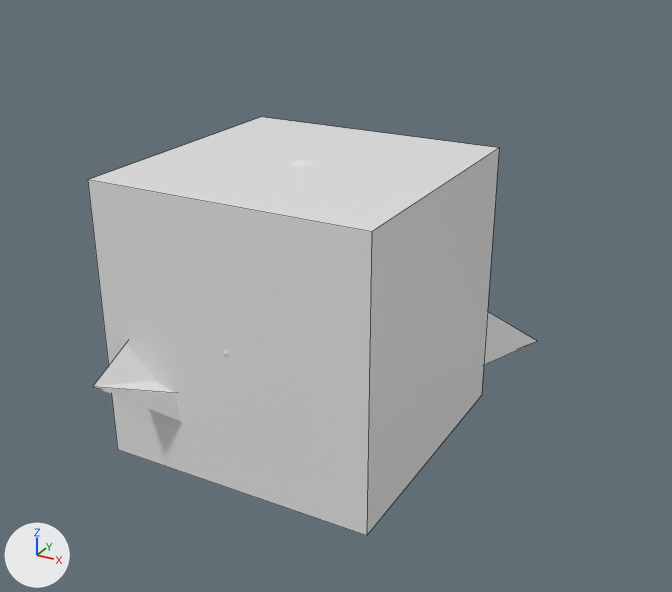
Two versions of the Blender file assets/prop_templates.blend, one commit apart.
Camera for both pictures: a 50 mm camera at (1.45, -2.45, 1.74) aimed at (0.14, -0.06, 0.54). Arrows for +X, +Y and +Z are at lower left; the lights stay in place. Mesh edges are drawn as thin lines.

The first picture shows 'defence_prop', 'token_generation_prop'.
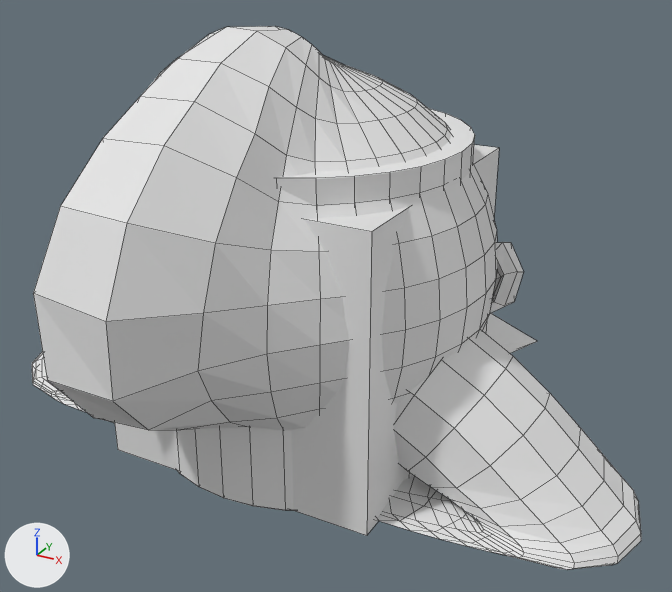
The newer file is also rescaled (x0.388) as a whole; pictures and numbers use the older file's frame.

What differs and where, as boxes [x1, y1, x2, y2] in the pictures (672 x 592 px):
'defence_prop_medium', added
    after: [33, 26, 497, 430]
'attack_prop_high', added
    after: [32, 330, 641, 570]
'token_generation_prop_medium', added
    after: [174, 108, 475, 510]
'token_generation_prop_high', added
    after: [489, 242, 523, 314]
'attack_prop_medium', added
    after: [185, 477, 282, 510]
'token_generation_prop', unchanged, covered by the edit
    before: [88, 117, 499, 536]
    after: [115, 145, 499, 536]
'defence_prop', unchanged, covered by the edit
    before: [93, 311, 537, 422]
    after: [486, 313, 537, 353]

Patch to the scene script:
```diff
--- a/assets/prop_templates.blend.py
+++ b/assets/prop_templates.blend.py
@@ me_suzanne @@
+me_suzanne.from_pydata(...)  # 507 vertices, 500 faces; spans x -1.37..1.37, y -0.85..0.85, z 0.01..1.98
@@ me_torus @@
+me_torus.from_pydata(...)  # 576 vertices, 576 faces; spans x -1.17..1.17, y -0.05..0.66, z -0.22..0.41
@@ me_cylinder @@
+me_cylinder.from_pydata(...)  # a 32-sided cylinder along z spanning x -1.0..1.0, y -1.0..1.0, z 0.02..2.02
@@ me_sphere @@
+me_sphere.from_pydata(...)  # 482 vertices, 512 faces; spans x -1.0..1.0, y -1.57..1.0, z 0.01..2.24
@@ me_cone @@
+me_cone.from_pydata(...)  # a 32-sided cone pointing to +z spanning x -1.0..1.0, y -1.0..1.0, z 0.01..2.01
@@ ob_token_generation_prop_high @@
+ob_token_generation_prop_high = bpy.data.objects.new('token_generation_prop_high', me_suzanne)
+ob_token_generation_prop_high.location = (0.0, 0.0, 0.0)
+ob_token_generation_prop_high.scale = (0.479, 0.479, 0.479)
@@ ob_attack_prop_high @@
+ob_attack_prop_high = bpy.data.objects.new('attack_prop_high', me_torus)
+ob_attack_prop_high.location = (0.0, 0.0, 0.0)
+ob_attack_prop_high.rotation_euler = (1.624, 0.0863, 0.0)  # degrees (93, 4.9, 0)
@@ ob_token_generation_prop_medium @@
+ob_token_generation_prop_medium = bpy.data.objects.new('token_generation_prop_medium', me_cylinder)
+ob_token_generation_prop_medium.location = (0.0, 0.0, 0.0)
+ob_token_generation_prop_medium.scale = (0.519, 0.519, 0.519)
@@ ob_defence_prop_medium @@
+ob_defence_prop_medium = bpy.data.objects.new('defence_prop_medium', me_sphere)
+ob_defence_prop_medium.location = (0.0, 0.0, 0.0)
+ob_defence_prop_medium.scale = (0.617, 0.617, 0.617)
@@ ob_attack_prop_medium @@
+ob_attack_prop_medium = bpy.data.objects.new('attack_prop_medium', me_cone)
+ob_attack_prop_medium.location = (0.0, 0.0, 0.0)
+ob_attack_prop_medium.scale = (0.519, 0.519, 0.519)
```
